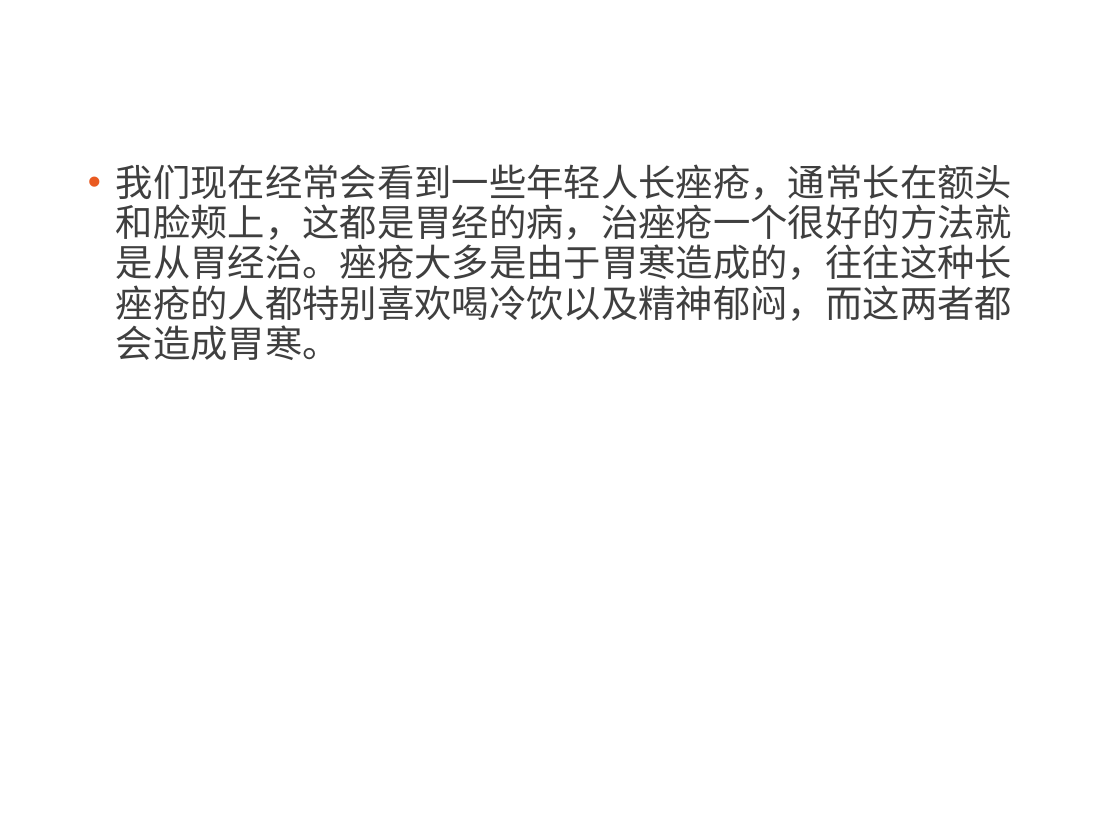
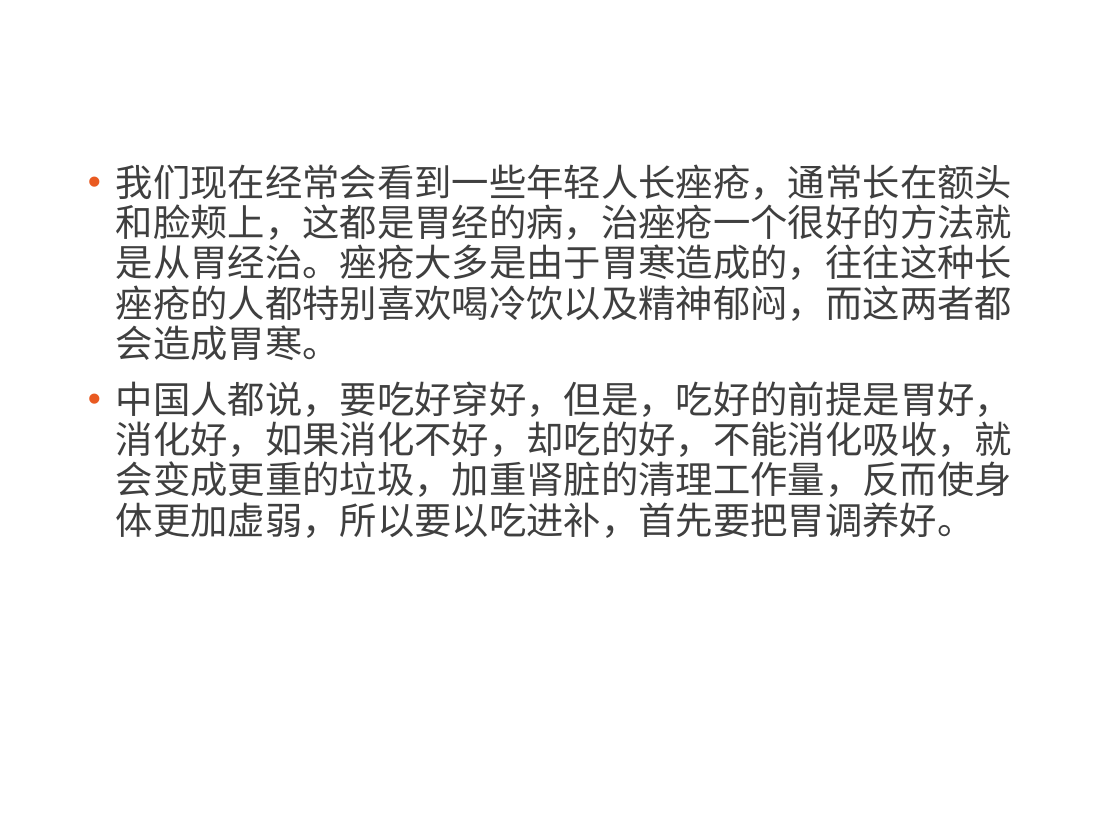
Before and after one commit to CatMan1994/file, a slide deck: slide 12 of 中医与养生分享会/中医与养生.ppt. Drawn at 1120x840 pixels with LibreOffice and Linux fonts; fonts in the diff are those of the drawing; background and template pictures are left out. Boxes give left, top, right and bottom in pixels: in the first picture for what was removed or moved away, otherwise in the second. Text is boxed around its words. In the diff, an @@ line names an element or a change of style, - is before the commit and + after.

```diff
--- a/中医与养生分享会/中医与养生.ppt
+++ b/中医与养生分享会/中医与养生.ppt
@@ text at [116,381,1012,538]: paragraph added @@
+• 中国人都说，要吃好穿好，但是，吃好的前提是胃好，消化好，如果消化不好，却吃的好，不能消化吸收，就会变成更重的垃圾，加重肾脏的清理工作量，反而使身体更加虚弱，所以要以吃进补，首先要把胃调养好。
```
Also in this commit, not shown: 2 other slides changed, 2 slides added, 1 other file.
